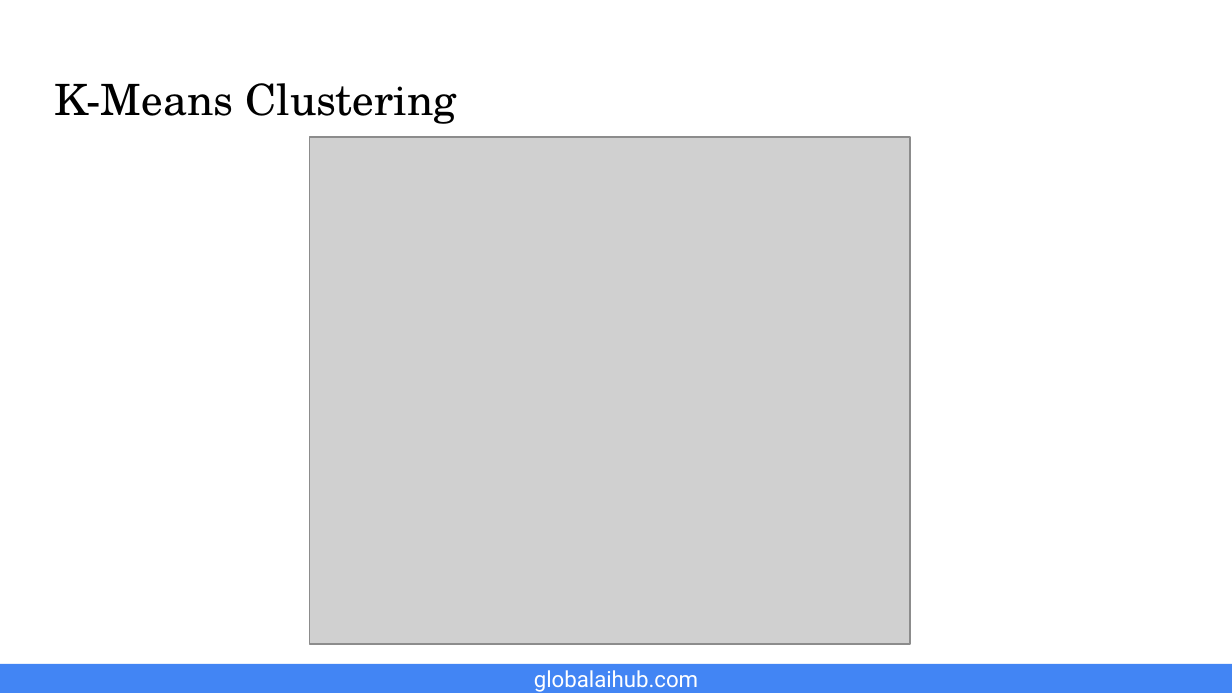
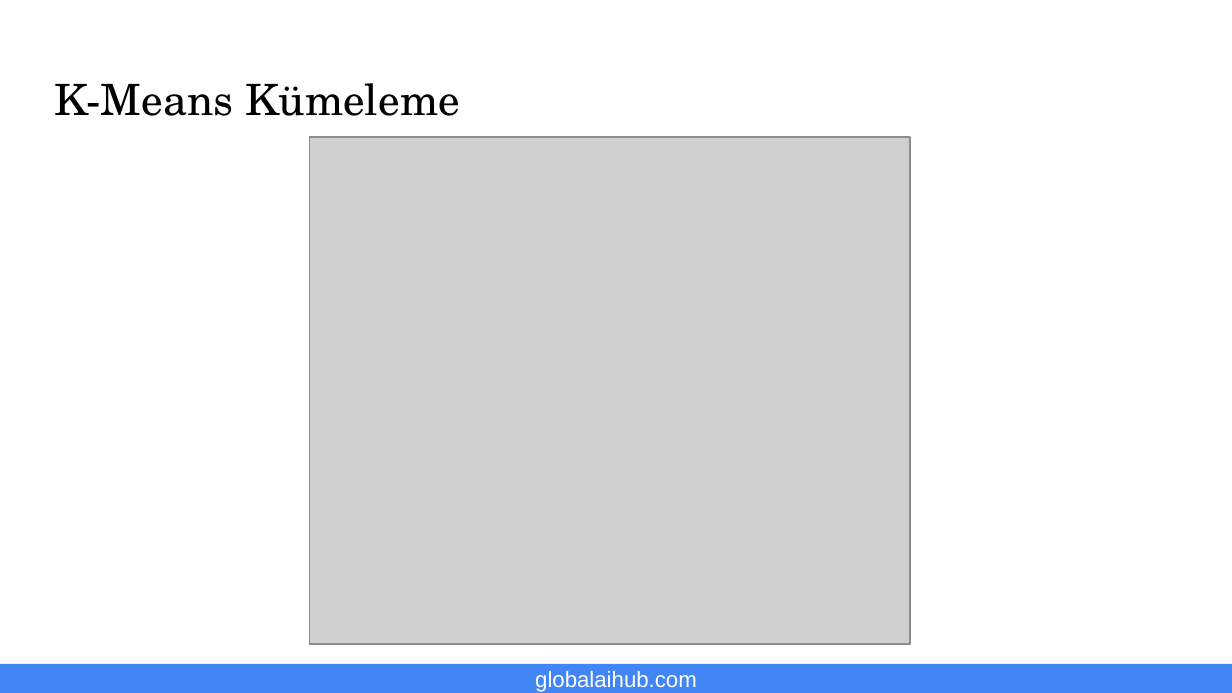
Before and after one commit to gaih/introduction-to-machine-learning, a slide deck: slide 10 of Presentations/Day 5 Presentation.pptx. Drawn at 1232x693 pixels with LibreOffice and Linux fonts; fonts in the diff are those of the drawing; grey boxes stand for pictures; background and template pictures are left out. Boxes give left, top, right and bottom in pixels: in the first picture for what was removed or moved away, otherwise in the second. Text is boxed around its words. In the diff, an @@ line names an element or a change of style, - is before the commit and + after.

```diff
--- a/Presentations/Day 5 Presentation.pptx
+++ b/Presentations/Day 5 Presentation.pptx
@@ title at box(54, 83, 460, 116): text changed @@
-K-Means Clustering
+K-Means Kümeleme
@@ text "globalaihub.com" at box(535, 671, 697, 692): font Roboto to Arial @@
```
Also in this commit, not shown: 5 other slides changed, 12 slides added, 12 slides removed, 2 other files.
